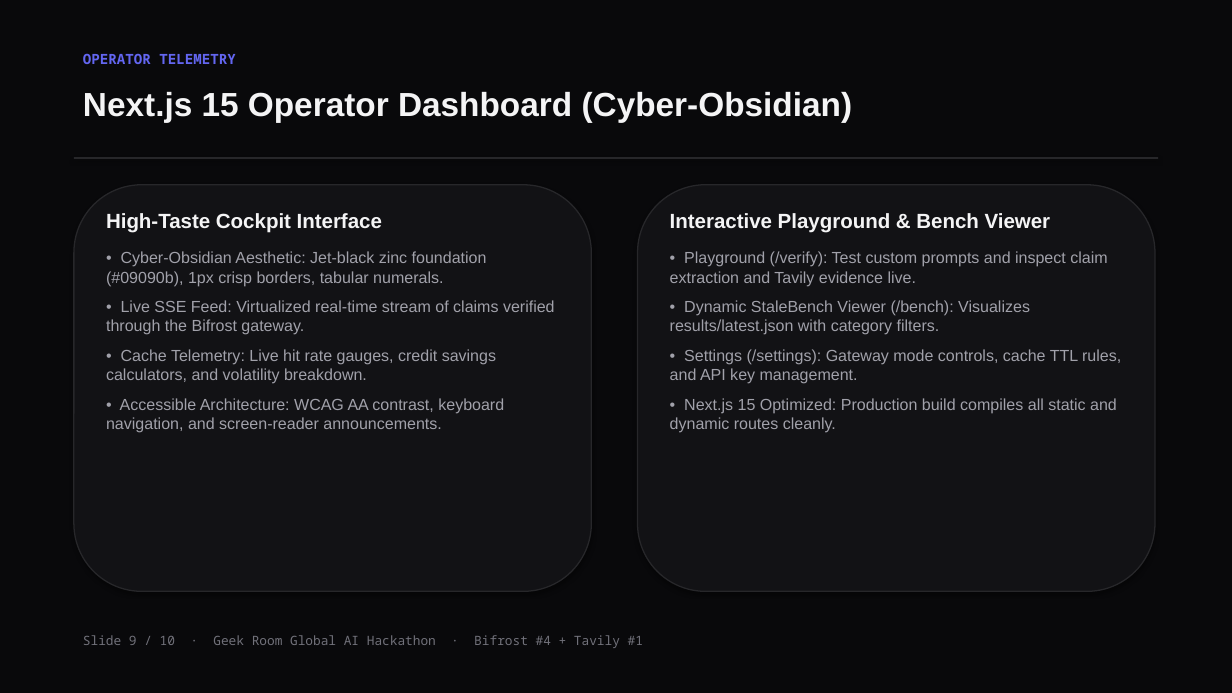
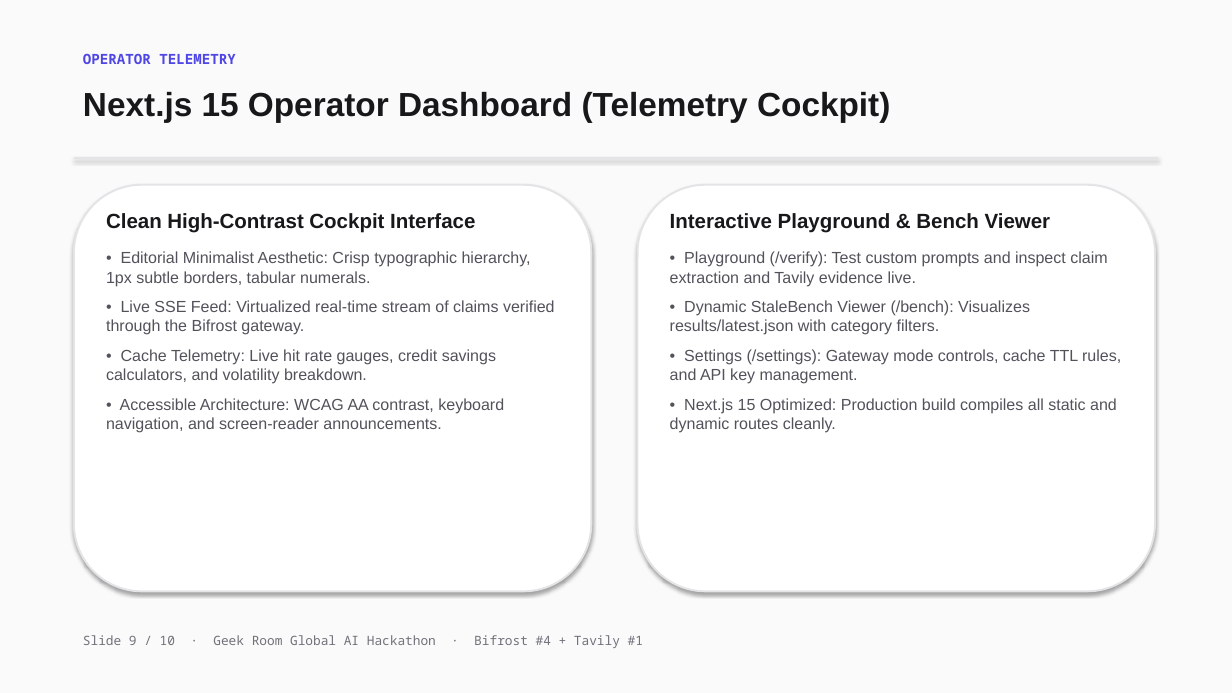
Before and after one commit to farhanmallik05/freshgate-freshlens, a slide deck: slide 9 of plan/FreshGate_FreshLens_Presentation.pptx. Drawn at 1232x693 pixels with LibreOffice and Linux fonts; fonts in the diff are those of the drawing. Boxes give left, top, right and bottom in pixels: in the first picture for what was removed or moved away, otherwise in the second. Text is boxed around its words. In the diff, an @@ line names an element or a change of style, - is before the commit and + after.

Commit message:
style(presentation): convert PPTX deck to clean Swiss light mode and add theme toggle to HTML deck

```diff
--- a/plan/FreshGate_FreshLens_Presentation.pptx
+++ b/plan/FreshGate_FreshLens_Presentation.pptx
@@ rectangle at <box>0,0,1232,693</box>: fill #09090B to #FAFAFA @@
@@ text "OPERATOR TELEMETRY" at <box>83,54,235,64</box>: text colour #6366F1 to #4F46E5 @@
@@ text at <box>83,92,890,122</box>: text changed; text colour #F4F4F5 to #18181B @@
-Next.js 15 Operator Dashboard (Cyber-Obsidian)
+Next.js 15 Operator Dashboard (Telemetry Cockpit)
@@ rectangle at <box>74,157,1158,159</box>: fill #27272A to #E4E4E7 @@
@@ rounded rectangle at <box>74,185,592,592</box>: fill #121215 to #FFFFFF; outline #27272A 1 pt to #E4E4E7 1.5 pt @@
@@ rounded rectangle at <box>638,185,1155,592</box>: fill #121215 to #FFFFFF; outline #27272A 1 pt to #E4E4E7 1.5 pt @@
@@ text "Interactive Playground & Bench Viewer" at <box>670,213,1121,433</box>: text colour #F4F4F5 to #18181B in "Interactive Playground & Bench Viewer"; text colour #A1A1AA to #52525B @@
@@ text at <box>106,213,531,287</box>: text changed; text colour #A1A1AA to #52525B @@
-High-Taste Cockpit Interface
-• Cyber-Obsidian Aesthetic: Jet-black zinc foundation (#09090b), 1px crisp borders, tabular numerals.
+Clean High-Contrast Cockpit Interface
+• Editorial Minimalist Aesthetic: Crisp typographic hierarchy, 1px subtle borders, tabular numerals.
@@ text at <box>106,300,555,433</box>: text colour #A1A1AA to #52525B in "• Live SSE Feed: Virtualized real-time stream ...", "• Cache Telemetry: Live hit rate gauges, ...", "• Accessible Architecture: WCAG AA contrast, keyboard ..." @@
```
Also in this commit, not shown: 9 other slides changed, 3 other files.
